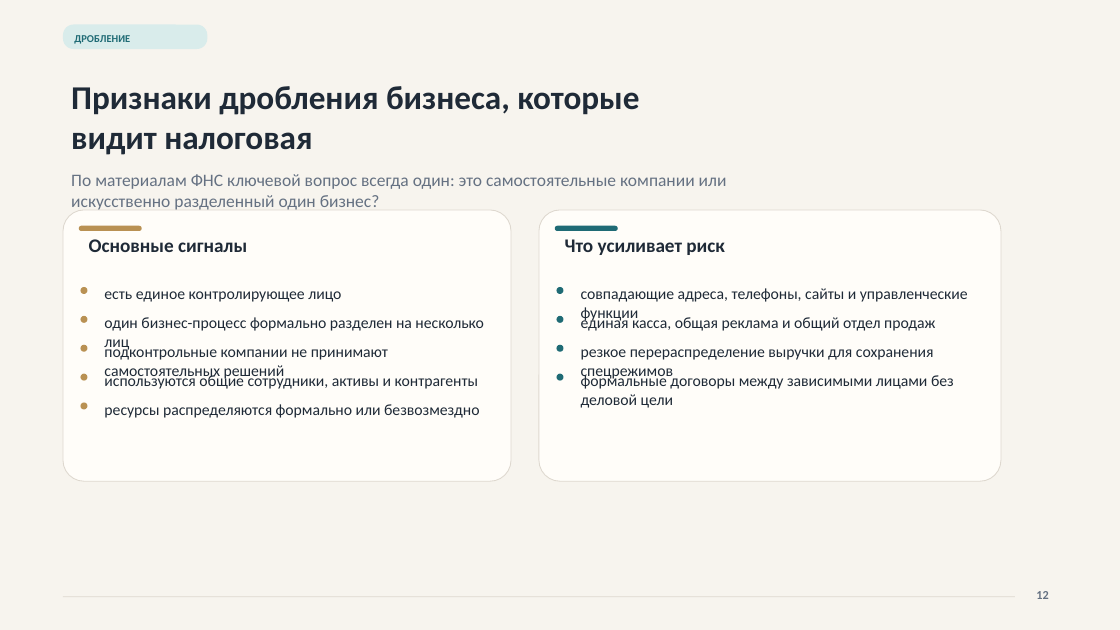
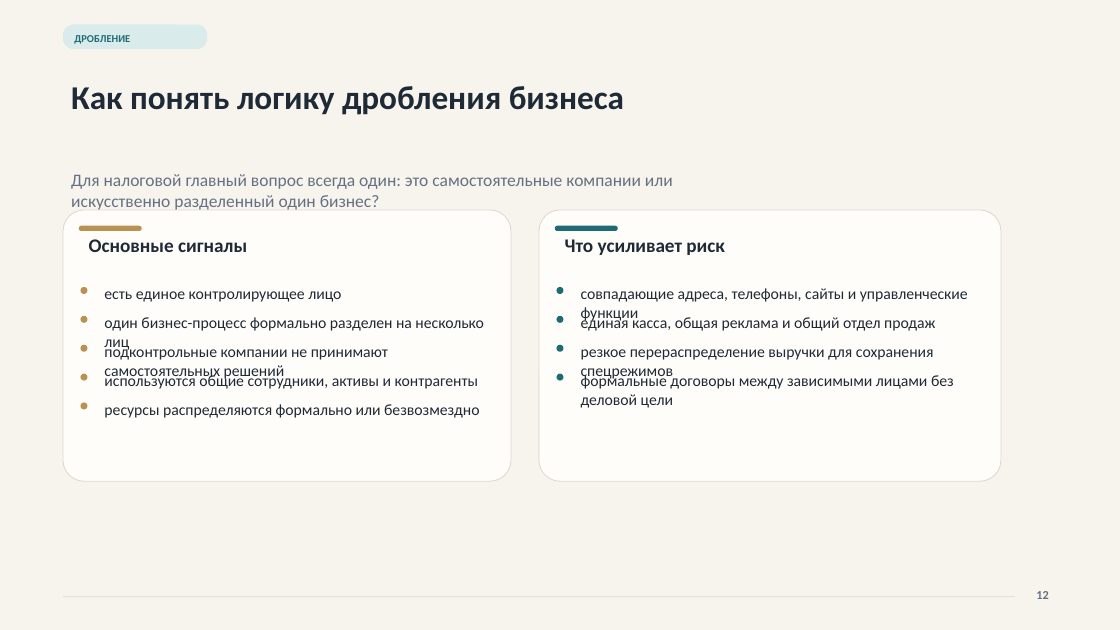
Before and after one commit to NeVika2026/nevikahub, a slide deck: slide 12 of ekaterina-tax-students/assets/tax-systems-ekaterina.pptx. Drawn at 1120x630 pixels with LibreOffice and Linux fonts; fonts in the diff are those of the drawing. Boxes give left, top, right and bottom in pixels: in the first picture for what was removed or moved away, otherwise in the second. Text is boxed around its words. In the diff, an @@ line names an element or a change of style, - is before the commit and + after.

```diff
--- a/ekaterina-tax-students/assets/tax-systems-ekaterina.pptx
+++ b/ekaterina-tax-students/assets/tax-systems-ekaterina.pptx
@@ text at <box>71,86,624,115</box>: text changed @@
-Признаки дробления бизнеса, которые видит налоговая
+Как понять логику дробления бизнеса
@@ text at <box>71,174,673,210</box>: text changed @@
-По материалам ФНС ключевой вопрос всегда один: это самостоятельные компании или искусственно разделенный один бизнес?
+Для налоговой главный вопрос всегда один: это самостоятельные компании или искусственно разделенный один бизнес?
```
Also in this commit, not shown: 14 other slides changed, 3 other files.
